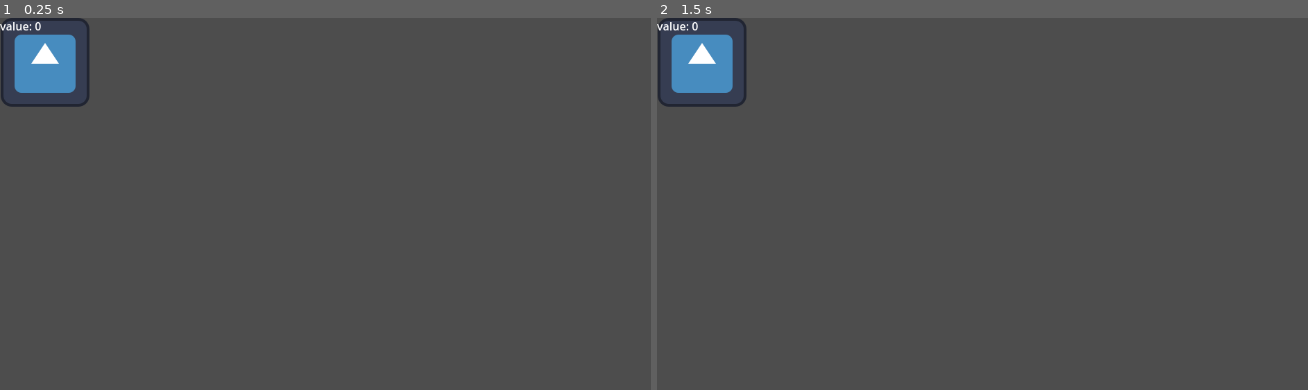
Above: before the commit, frames 1-2 (left to right).
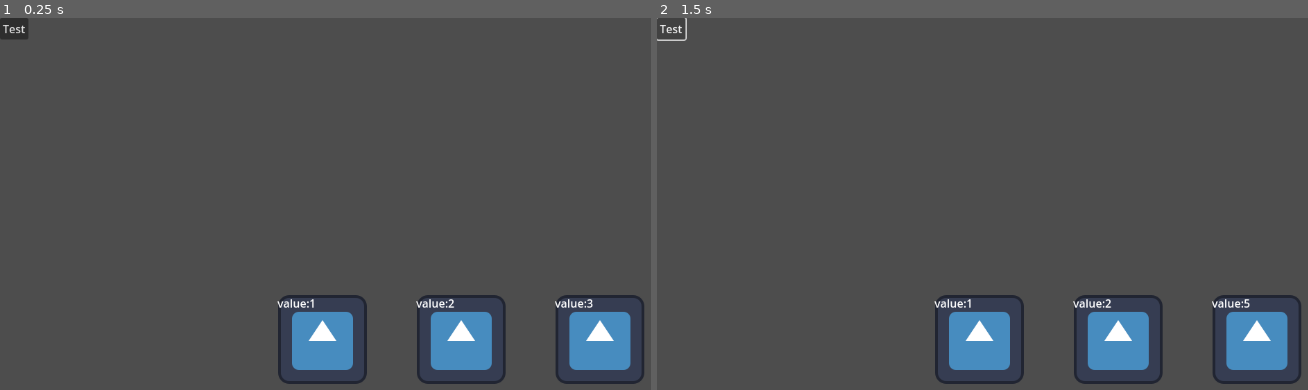
Above: after the commit, the same moments.

Repository: Ducko132/Chariot
Game: Godot game, scene res://state_machine.tscn
Same seed, same stepped clock (60 frames per second), same inputs: the game is played once before the commit and once after it. The engine's default icon, where the game draws it, is replaced by a stand-in: a white triangle on a blue panel in a dark square.
Inputs (mouse positions are in pixels of both pictures, inside the frame that each line leads up to):
- Up to frame 1 (0.25 s): no input
- Up to frame 2 (1.5 s): click (670, 29) at 0.5 s, where only the run after the commit has a clickable "Test"; click (670, 29) at 1.25 s, where only the run after the commit has a clickable "Test"

The runs differ from the first frame. In frame 1, 7.9% of the frame differs, in the area x 0-99%, y 0-99%; in frame 2, 7.8%.

Commit message:
CardHand Base
After work with Mr. Poznanski, got a clear roadmap and working toward cards

Diff:
--- a/card.gd
+++ b/card.gd
@@ -1 +1,21 @@
 extends Node2D
+
+enum Cards {Card1, Card2, Card3, Card4, Card5}
+
+enum Resources {Money}
+
+const ResourceMap = {
+	Cards.Card1: Resources.Money,
+	Cards.Card2: Resources.Money,
+	Cards.Card3: Resources.Money,
+	Cards.Card4: Resources.Money,
+	Cards.Card5: Resources.Money,
+}
+
+const Power = {
+	Cards.Card1: 1,
+	Cards.Card2: 2,
+	Cards.Card3: 3,
+	Cards.Card4: 4,
+	Cards.Card5: 5,
+}
--- a/card.tscn
+++ b/card.tscn
@@ -1,3 +1,6 @@
-[gd_scene format=3 uid="uid://b682qlqmy1vch"]
+[gd_scene load_steps=2 format=3 uid="uid://b682qlqmy1vch"]
+
+[ext_resource type="Script" path="res://card.gd" id="1_ne2vv"]
 
 [node name="Card" type="Node2D"]
+script = ExtResource("1_ne2vv")
--- a/cardexample.tscn
+++ b/cardexample.tscn
@@ -3,6 +3,7 @@
 [ext_resource type="Texture2D" uid="uid://bqjua83avfi4y" path="res://icon.svg" id="1_a41f6"]
 
 [node name="card" type="Node2D"]
+position = Vector2(20, -20)
 
 [node name="Icon" type="Sprite2D" parent="."]
 position = Vector2(65, 64)
--- a/state_machine.gd
+++ b/state_machine.gd
@@ -1,8 +1,12 @@
 extends Node2D
+var Cards = preload("res://card.gd")
+var CardsEnum = Cards.Cards
+var Power = Cards.Power
 
 enum State {BEGIN, DEAL, PLAYER1_DRAW, PLAYER1_PLAY, MONSTERTURN, END}
 var curstate = State.BEGIN
 var state_time = 0.0
+var cardNodes = []
 
 # node to represent card (make copies manually)
 
@@ -10,14 +14,29 @@
 var hand = [1,2,3]
 
 func _ready():
+	for i in 8:
+		for Card in CardsEnum:
+			deck.append(Card)
+
+	print(deck)
 	print("we're starting")
-	var c = load("res://cardexample.tscn").instantiate()
-	add_child(c)
-	pass
+
+	for i in 5:
+		hand.append(deck[0])
+		deck.remove_at(0)
+
+	print(hand)
+
+	for i in 3:
+		var c = load("res://cardexample.tscn").instantiate()
+		add_child(c)
+		cardNodes.append(c)
+		c.position = Vector2((i*200)+400,400)
+		c.find_child("Label").text = "value:" + str(hand[i])
 
 func _process(delta):
-
-	pass
+	for i in 3:
+		cardNodes[i].find_child("Label").text = "value:" + str(hand[i])
 
 func switch_states(new_state: State):
 	curstate = new_state
@@ -37,3 +56,8 @@
 		print("player 2 drawing")
 	elif new_state == State.END:
 		print("game over!")
+
+
+func _on_button_pressed():
+	hand[2] = 5
+	pass # Replace with function body.
--- a/state_machine.tscn
+++ b/state_machine.tscn
@@ -4,3 +4,11 @@
 
 [node name="StateMachine" type="Node2D"]
 script = ExtResource("1_1up70")
+
+[node name="Button" type="Button" parent="."]
+offset_right = 8.0
+offset_bottom = 8.0
+rotation = 3.72152e-05
+text = "Test"
+
+[connection signal="pressed" from="Button" to="." method="_on_button_pressed"]
